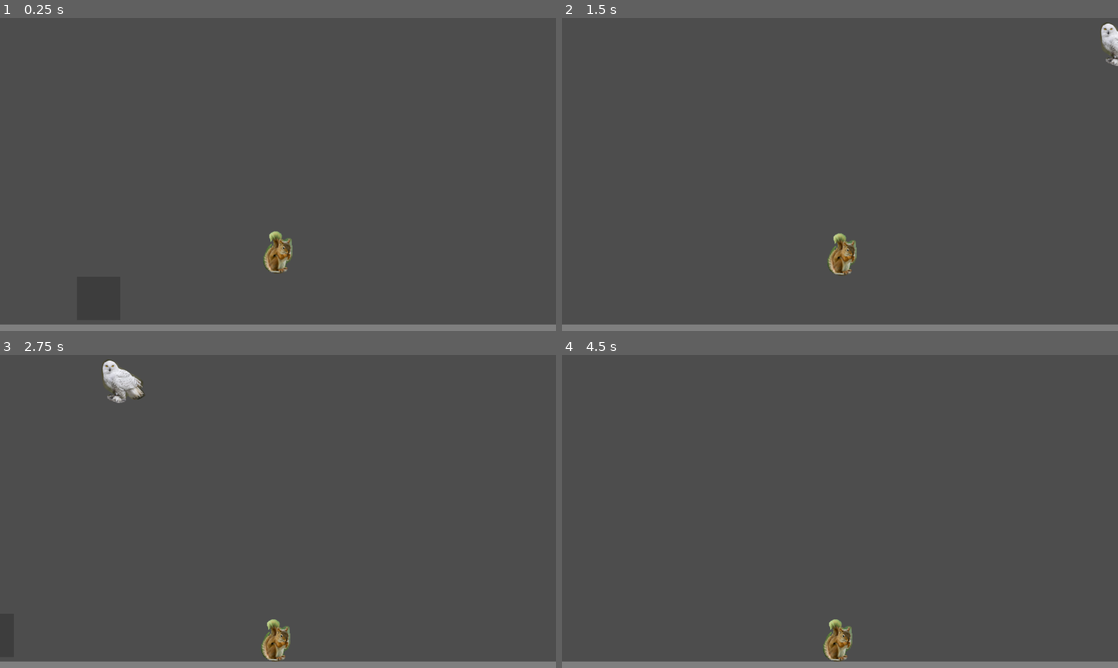
Above: before the commit, frames 1-4 (two rows, left to right).
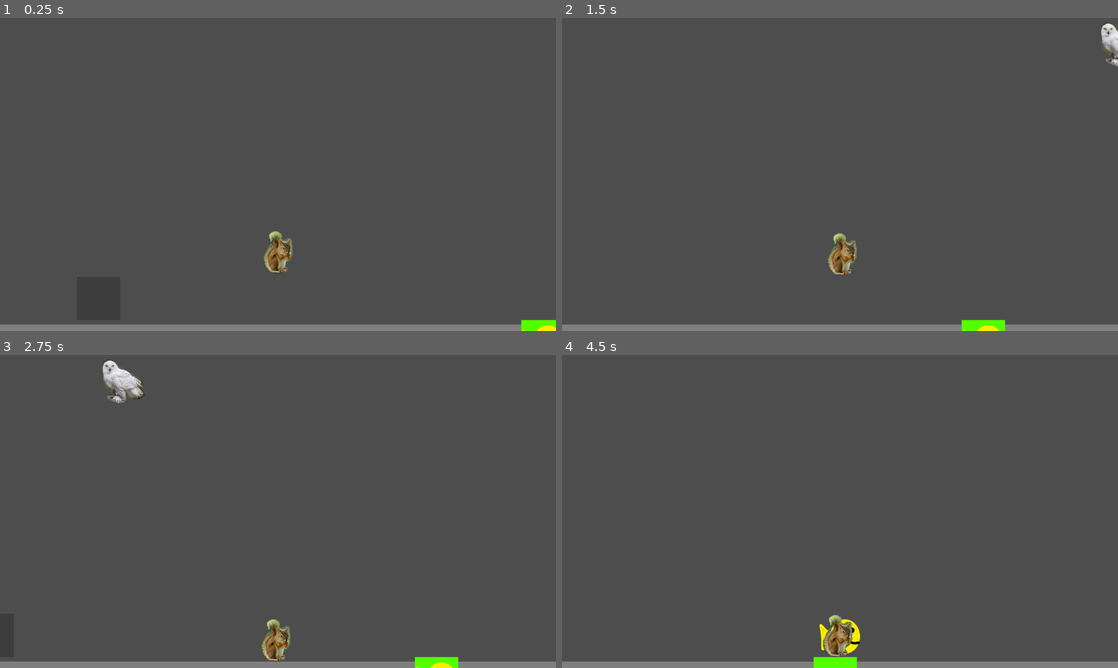
Above: after the commit, the same moments.

Repository: CamComDuck/SquirrelFamily
Game: Godot game, scene res://level/level.tscn
Two runs of this game, one before a commit and one after it. Both use one fixed random seed, a clock stepped at 60 frames per second and the inputs below.
Inputs:
- Up to frame 1 (0.25 s): no input
- Up to frame 2 (1.5 s): hold D (move_right) from 0.53 s (still down); tap Space (action) at 0.6, 1.35 s; tap W (jump) at 0.77 s
- Up to frame 3 (2.75 s): tap W (jump) at 1.52 s; release D (move_right) at 2.03 s; hold A (move_left) from 2.03 s (still down); tap Space (action) at 2.1 s
- Up to frame 4 (4.5 s): release A (move_left) at 2.78 s; hold D (move_right) 2.78-4.28 s; tap Space (action) at 2.85, 3.6, 4.35 s; tap W (jump) at 3.02, 3.77 s; hold A (move_left) from 4.28 s (still down)

The runs differ from the first frame. In frame 1, 0.2% of the frame differs, in the area x 93-100%, y 96-100%; in frame 2, 0.3%; in frame 3, 0.3%; in frame 4, 0.9%, in the area x 45-54%, y 83-100%.

Commit message:
Add fish win condition

Diff:
--- a/project/level/level.gd
+++ b/project/level/level.gd
@@ -1,11 +1,35 @@
 extends Node2D
+
+var _max_x := 2250
+var _min_x := -975
 
 @onready var game_lost_label: Label = $GameLostLabel
 @onready var camera_2d: Camera2D = $Camera2D
 @onready var squirrel: Squirrel = $Squirrel
+@onready var fish: Sprite2D = $Fish
+@onready var pond_dirty: StaticBody2D = $PondDirty
+@onready var pond_clean: StaticBody2D = $PondClean
+
+
+
+func _ready() -> void:
+	var _pond_dirty_x = randf_range(_min_x + 1001, _max_x - 1001)
+	pond_dirty.set_position(Vector2(_pond_dirty_x, 745))
+	fish.position = pond_dirty.position
+
+	var random_1 = randf_range(_min_x, _pond_dirty_x - 1000)
+	var random_2 = randf_range(_pond_dirty_x + 1000, _max_x)
+	var random_3 = randi_range(0, 1)
+
+	if random_3 == 0:
+		pond_clean.set_position(Vector2(random_1, 745))
+	else:
+		pond_clean.set_position(Vector2(random_2, 745))
+
 
 func _physics_process(_delta: float) -> void:
 	camera_2d.position.x = clampf(squirrel.position.x, -465, 1750)
+
 
 func _on_owl_game_lost() -> void:
 	game_lost_label.show()
--- a/project/level/level.tscn
+++ b/project/level/level.tscn
@@ -1,10 +1,19 @@
-[gd_scene load_steps=6 format=3 uid="uid://ccdxv26vn66gg"]
+[gd_scene load_steps=11 format=3 uid="uid://ccdxv26vn66gg"]
 
 [ext_resource type="PackedScene" uid="uid://dqk2671mri1gh" path="res://squirrel/squirrel.tscn" id="1_0w128"]
 [ext_resource type="Script" path="res://level/level.gd" id="1_tx1wx"]
 [ext_resource type="PackedScene" uid="uid://cma23htujjnyp" path="res://owl/owl.tscn" id="3_hqqth"]
 [ext_resource type="PackedScene" uid="uid://bwe4xhstgimq2" path="res://hiding_spot/hiding_spot.tscn" id="4_gpj5j"]
 [ext_resource type="PackedScene" uid="uid://clf6quit13oq7" path="res://boundary/boundary.tscn" id="5_ljrit"]
+[ext_resource type="Texture2D" uid="uid://mk46sjg6ml8" path="res://fish/pond_clean.png" id="6_mabaf"]
+[ext_resource type="Texture2D" uid="uid://bf22kj5o6ll3m" path="res://fish/pond_dirty.png" id="7_f423h"]
+[ext_resource type="Texture2D" uid="uid://01vasd8i8ht4" path="res://fish/fish.png" id="8_0t2b2"]
+
+[sub_resource type="RectangleShape2D" id="RectangleShape2D_3gew0"]
+size = Vector2(101, 100)
+
+[sub_resource type="RectangleShape2D" id="RectangleShape2D_o2tph"]
+size = Vector2(100, 100)
 
 [node name="Level" type="Node2D"]
 script = ExtResource("1_tx1wx")
@@ -57,6 +66,35 @@
 position = Vector2(-1160, 0)
 rotation = 1.5708
 
+[node name="PondClean" type="StaticBody2D" parent="."]
+position = Vector2(550, 745)
+collision_layer = 2
+collision_mask = 2
+
+[node name="Sprite2D" type="Sprite2D" parent="PondClean"]
+texture = ExtResource("6_mabaf")
+
+[node name="CollisionShape2D" type="CollisionShape2D" parent="PondClean"]
+position = Vector2(0.5, 0)
+shape = SubResource("RectangleShape2D_3gew0")
+
+[node name="PondDirty" type="StaticBody2D" parent="."]
+position = Vector2(30.265, 745)
+collision_layer = 2
+collision_mask = 2
+
+[node name="Sprite2D" type="Sprite2D" parent="PondDirty"]
+texture = ExtResource("7_f423h")
+
+[node name="CollisionShape2D" type="CollisionShape2D" parent="PondDirty"]
+position = Vector2(-0.264999, 0)
+shape = SubResource("RectangleShape2D_o2tph")
+
+[node name="Fish" type="Sprite2D" parent="."]
+z_index = 2
+z_as_relative = false
+texture = ExtResource("8_0t2b2")
+
 [connection signal="game_lost" from="Squirrel" to="." method="_on_squirrel_game_lost"]
 [connection signal="game_lost" from="Squirrel" to="Owl" method="_on_squirrel_game_lost"]
 [connection signal="game_lost" from="Owl" to="." method="_on_owl_game_lost"]
--- a/project/project.godot
+++ b/project/project.godot
@@ -24,6 +24,8 @@
 [file_customization]
 
 folder_colors={
+"res://boundary/": "red",
+"res://fish/": "green",
 "res://hiding_spot/": "yellow",
 "res://level/": "orange",
 "res://owl/": "yellow",
--- a/project/squirrel/squirrel.gd
+++ b/project/squirrel/squirrel.gd
@@ -10,11 +10,21 @@
 var _hiding_spot_position : Vector2
 var _is_hiding := false
 
+var _fish_in_hand := false
+var _fish_in_dirty_pond := true
+
+@onready var shape_cast_2d: ShapeCast2D = $ShapeCast2D
+@onready var fish: Sprite2D = $"../Fish"
+@onready var pond_clean: StaticBody2D = $"../PondClean"
+@onready var pond_dirty: StaticBody2D = $"../PondDirty"
 
 func _physics_process(delta: float) -> void:
 	if _can_move:
 		if not is_on_floor():
 			velocity += get_gravity() * delta
+
+		if _fish_in_hand:
+			fish.position = position
 
 		if Input.is_action_just_pressed("jump") and is_on_floor():
 			velocity.y = JUMP_VELOCITY
@@ -33,12 +43,40 @@
 			_is_hiding = true
 
 		move_and_slide()
-		for i in get_slide_collision_count():
-			if get_slide_collision(i).get_collider().name == "Owl":
+
+
+		for i in shape_cast_2d.get_collision_count():
+
+			if shape_cast_2d.get_collider(i).name == "Owl":
+
 				game_lost.emit()
 				_can_move = false
-			elif get_slide_collision(i).get_collider().name == "HidingSpot":
-				_hiding_spot_position = get_slide_collision(i).get_position()
+
+			elif shape_cast_2d.get_collider(i).name == "HidingSpot":
+
+				_hiding_spot_position = shape_cast_2d.target_position
+				# Fix later :)
+
+			elif shape_cast_2d.get_collider(i).name == "PondDirty":
+
+				if Input.is_action_just_pressed("action") and _fish_in_dirty_pond:
+					_fish_in_dirty_pond = false
+					_fish_in_hand = true
+				elif Input.is_action_just_pressed("action") and not _fish_in_dirty_pond and _fish_in_hand:
+					_fish_in_dirty_pond = true
+					_fish_in_hand = false
+					fish.position = pond_dirty.position
+
+			elif shape_cast_2d.get_collider(i).name == "PondClean":
+
+				if Input.is_action_just_pressed("action") and not _fish_in_dirty_pond and _fish_in_hand:
+					_fish_in_dirty_pond = false
+					_fish_in_hand = false
+					fish.position = pond_clean.position
+				elif Input.is_action_just_pressed("action") and not _fish_in_dirty_pond and not _fish_in_hand:
+					_fish_in_dirty_pond = false
+					_fish_in_hand = true
+
 			else:
 				_hiding_spot_position = Vector2.ZERO
 
--- a/project/squirrel/squirrel.tscn
+++ b/project/squirrel/squirrel.tscn
@@ -6,6 +6,10 @@
 [sub_resource type="CapsuleShape2D" id="CapsuleShape2D_m5it4"]
 radius = 33.0
 height = 98.0
+
+[sub_resource type="CapsuleShape2D" id="CapsuleShape2D_qnl5n"]
+radius = 50.56
+height = 141.67
 
 [node name="Squirrel" type="CharacterBody2D"]
 script = ExtResource("1_6rny3")
@@ -15,3 +19,8 @@
 
 [node name="CollisionShape2D" type="CollisionShape2D" parent="."]
 shape = SubResource("CapsuleShape2D_m5it4")
+
+[node name="ShapeCast2D" type="ShapeCast2D" parent="."]
+shape = SubResource("CapsuleShape2D_qnl5n")
+target_position = Vector2(0, 0)
+collision_mask = 3
Binary file added: project/fish/fish.png
Not shown, added: project/fish/fish.png.import
Binary file added: project/fish/pond_clean.png
Not shown, added: project/fish/pond_clean.png.import
Binary file added: project/fish/pond_dirty.png
Not shown, added: project/fish/pond_dirty.png.import
Not shown: 1 places in project/squirrel/squirrel.tscn that only renumber resources
